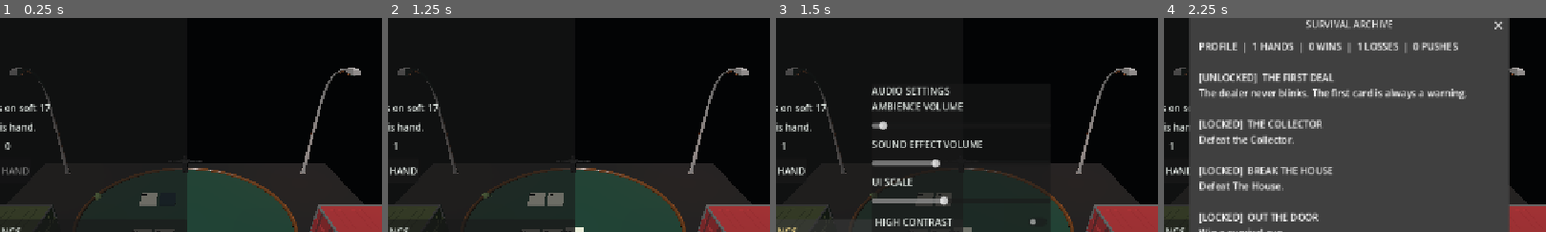
Above: before the commit, frames 1-4 (left to right).
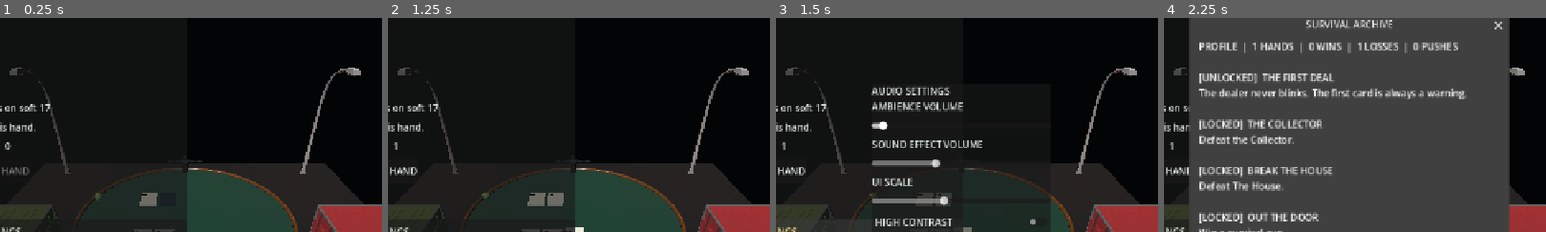
Above: after the commit, the same moments.

Repository: kage049754/Cgame
Game: Godot game, scene res://scenes/main.tscn
The game is run twice, just before and just after one commit, with the same random seed, the same clock (stepped at 60 frames per second) and the same inputs.
Inputs:
- Up to frame 1 (0.25 s): no input
- Up to frame 2 (1.25 s): click "HIT" at 0.5 s
- Up to frame 3 (1.5 s): click "SETTINGS" at 1.25 s
- Up to frame 4 (2.25 s): click "ARCHIVE (1/6)" at 2 s
The pictures show only the part of the screen within x 26-76%, y 6-56%; the shares and areas given below are measured in that part.

Frames 1-2 are identical in both runs. In frame 3, 0.1% of the frame differs, in the area x 25-30%, y 48-53%; in frame 4, nothing differs.

Commit message:
Add AccessKit labels, live announcements, and focus navigation

Diff:
--- a/scripts/main.gd
+++ b/scripts/main.gd
@@ -114,6 +114,10 @@
 
 func _toggle_settings() -> void:
 	settings_panel.visible = not settings_panel.visible
+	if settings_panel.visible:
+		ambience_slider.grab_focus()
+	else:
+		settings_button.grab_focus()
 
 func _load_settings() -> void:
 	var settings := SettingsStore.load_settings()
@@ -357,21 +361,36 @@
 	var title := Label.new()
 	title.text = "S U R V I V A L   2 1"
 	title.add_theme_font_size_override("font_size", 25)
+	title.accessibility_name = "Survival 21"
+	title.accessibility_description = "Horror survival blackjack game. Play hands to escape the table."
 	column.add_child(title)
 	status_label = Label.new()
 	status_label.text = "The table is waiting."
+	status_label.accessibility_name = "Game status"
+	status_label.accessibility_description = "Announces the current round, game events, and results."
+	status_label.accessibility_live = 1
 	column.add_child(status_label)
 	dealer_label = Label.new()
+	dealer_label.accessibility_name = "Dealer hand"
+	dealer_label.accessibility_description = "Dealer card count and total. A question mark means the hole card is hidden."
 	column.add_child(dealer_label)
 	player_label = Label.new()
+	player_label.accessibility_name = "Your hand"
+	player_label.accessibility_description = "Your current card total, card count, and wager."
 	column.add_child(player_label)
 	chips_label = Label.new()
+	chips_label.accessibility_name = "Chips"
+	chips_label.accessibility_description = "Your available virtual chips. Chips have no real-money value."
 	column.add_child(chips_label)
 	opponent_label = Label.new()
+	opponent_label.accessibility_name = "Current opponent"
 	column.add_child(opponent_label)
 	event_label = Label.new()
+	event_label.accessibility_name = "Current table event"
 	column.add_child(event_label)
 	survival_label = Label.new()
+	survival_label.accessibility_name = "Survival progress"
+	survival_label.accessibility_description = "Remaining hearts, wins needed to escape, and losses."
 	column.add_child(survival_label)
 
 	var actions := HBoxContainer.new()
@@ -418,6 +437,8 @@
 	settings_panel.add_child(settings_column)
 	var settings_title := Label.new()
 	settings_title.text = "AUDIO SETTINGS"
+	settings_title.accessibility_name = "Settings"
+	settings_title.accessibility_description = "Audio, display scale, and contrast options."
 	settings_column.add_child(settings_title)
 	var ambience_label := Label.new()
 	ambience_label.text = "AMBIENCE VOLUME"
@@ -427,6 +448,8 @@
 	ambience_slider.max_value = 100
 	ambience_slider.step = 1
 	ambience_slider.custom_minimum_size = Vector2(260, 32)
+	ambience_slider.accessibility_name = "Ambience volume"
+	ambience_slider.accessibility_description = "Adjust background horror ambience from zero to one hundred percent."
 	ambience_slider.value_changed.connect(_on_ambience_volume_changed)
 	settings_column.add_child(ambience_slider)
 	var effects_label := Label.new()
@@ -437,6 +460,8 @@
 	effects_slider.max_value = 100
 	effects_slider.step = 1
 	effects_slider.custom_minimum_size = Vector2(260, 32)
+	effects_slider.accessibility_name = "Sound effects volume"
+	effects_slider.accessibility_description = "Adjust card, result, and item sound effects from zero to one hundred percent."
 	effects_slider.value_changed.connect(_on_effects_volume_changed)
 	settings_column.add_child(effects_slider)
 	var scale_label := Label.new()
@@ -447,10 +472,14 @@
 	ui_scale_slider.max_value = 1.3
 	ui_scale_slider.step = 0.05
 	ui_scale_slider.custom_minimum_size = Vector2(260, 32)
+	ui_scale_slider.accessibility_name = "Interface scale"
+	ui_scale_slider.accessibility_description = "Resize the game interface from eighty to one hundred and thirty percent."
 	ui_scale_slider.value_changed.connect(_on_ui_scale_changed)
 	settings_column.add_child(ui_scale_slider)
 	high_contrast_toggle = CheckButton.new()
 	high_contrast_toggle.text = "HIGH CONTRAST"
+	high_contrast_toggle.accessibility_name = "High contrast"
+	high_contrast_toggle.accessibility_description = "Increase text contrast for improved readability."
 	high_contrast_toggle.toggled.connect(_on_high_contrast_toggled)
 	settings_column.add_child(high_contrast_toggle)
 	var close_settings := _make_button("CLOSE", _toggle_settings)
@@ -460,6 +489,8 @@
 	hint.text = "H Hit | S Stand | D Double | N Next | M Mark | B Bell  •  Pad: A/B/X/Y, LB/RB, Start"
 	hint.add_theme_color_override("font_color", Color(0.72, 0.78, 0.75))
 	column.add_child(hint)
+	_link_focus_order([hit_button, stand_button, double_button, deal_button, medkit_button, marked_button, bell_button, settings_button, archive_button, restart_button])
+	_link_focus_order([ambience_slider, effects_slider, ui_scale_slider, high_contrast_toggle, close_settings])
 	hit_button.grab_focus()
 	get_viewport().size_changed.connect(_apply_responsive_layout)
 	_apply_responsive_layout()
@@ -470,8 +501,39 @@
 	button.custom_minimum_size = Vector2(86, 42)
 	button.focus_mode = Control.FOCUS_ALL
 	button.tooltip_text = caption
+	button.accessibility_name = caption.capitalize()
+	button.accessibility_description = _button_accessibility_description(caption)
 	button.pressed.connect(callback)
 	return button
+
+func _button_accessibility_description(caption: String) -> String:
+	match caption:
+		"HIT":
+			return "Draw one card. Your hand ends automatically if it goes over twenty one."
+		"STAND":
+			return "Keep your current total and let the dealer play."
+		"DOUBLE":
+			return "Double your current wager, draw one final card, and end your turn."
+		"NEXT HAND":
+			return "Start the next blackjack hand."
+		"MEDKIT (75)":
+			return "Spend seventy five virtual chips to restore one heart. Usable once per run."
+		"SETTINGS":
+			return "Open audio volume, interface scale, and high contrast options."
+		"ARCHIVE (0/6)":
+			return "View unlocked survival lore and lifetime achievements."
+		"RESTART RUN":
+			return "Discard the current run and start a new run with five hundred chips."
+		"CLOSE":
+			return "Close settings and return focus to the game."
+		_:
+			return "Use the current tactical item. " + caption.capitalize()
+
+func _link_focus_order(controls: Array[Control]) -> void:
+	for index in range(controls.size()):
+		var current := controls[index]
+		var next := controls[(index + 1) % controls.size()]
+		current.focus_next = current.get_path_to(next)
 
 func _create_deck() -> void:
 	deck.clear()
@@ -637,6 +699,15 @@
 func _show_archive() -> void:
 	archive_dialog.dialog_text = progression.archive_text()
 	archive_dialog.popup_centered()
+	for node in archive_dialog.find_children("*", "Label", true, false):
+		var archive_label := node as Label
+		archive_label.accessibility_name = "Survival archive entries"
+		archive_label.accessibility_description = archive_dialog.dialog_text
+	for node in archive_dialog.find_children("*", "Button", true, false):
+		var dialog_button := node as Button
+		dialog_button.accessibility_name = "Close survival archive"
+		dialog_button.accessibility_description = "Close the archive and return to the Archive button."
+		dialog_button.grab_focus()
 
 func _render_cards() -> void:
 	for child in cards_root.get_children():
@@ -685,3 +756,10 @@
 	bell_button.disabled = not round_active or items.house_bells <= 0 or house_bell_active
 	restart_button.visible = not round_active and (survival.finished or chips <= 0)
 	archive_button.text = "ARCHIVE (%d/6)" % progression.unlocked_count()
+	status_label.accessibility_name = status_label.text
+	dealer_label.accessibility_name = dealer_label.text
+	player_label.accessibility_name = player_label.text
+	chips_label.accessibility_name = chips_label.text
+	opponent_label.accessibility_name = opponent_label.text
+	event_label.accessibility_name = event_label.text
+	survival_label.accessibility_name = survival_label.text
--- /dev/null
+++ b/tests/accessibility_test.gd
@@ -0,0 +1,57 @@
+extends SceneTree
+
+var failures := 0
+
+func _initialize() -> void:
+	var scene := load("res://scenes/main.tscn").instantiate()
+	root.add_child(scene)
+	for frame in range(3):
+		await process_frame
+	_check(scene.get("status_label") as Label, "Game status", true)
+	_check(scene.get("dealer_label") as Label, "Dealer hand", false)
+	_check(scene.get("player_label") as Label, "Your hand", false)
+	_check(scene.get("chips_label") as Label, "Chips", false)
+	_check(scene.get("opponent_label") as Label, "Current opponent", false)
+	_check(scene.get("event_label") as Label, "Current table event", false)
+	_check(scene.get("survival_label") as Label, "Survival progress", false)
+	var hit := scene.get("hit_button") as Button
+	var stand := scene.get("stand_button") as Button
+	var double_button := scene.get("double_button") as Button
+	var next_hand := scene.get("deal_button") as Button
+	_expect(hit.accessibility_name == "Hit", "Hit button should have a concise accessible name")
+	_expect(hit.accessibility_description.contains("Draw one card"), "Hit button should explain its action")
+	_expect(stand.accessibility_description.contains("dealer play"), "Stand button should explain its action")
+	_expect(double_button.accessibility_description.contains("Double your current wager"), "Double button should explain its cost and action")
+	_expect(next_hand.accessibility_name == "Next hand", "Next hand should have an accessible name")
+	_expect(hit.get_node_or_null(hit.focus_next) == stand, "Keyboard focus should move from Hit to Stand")
+	_expect(stand.get_node_or_null(stand.focus_next) == double_button, "Keyboard focus should move from Stand to Double")
+	_expect(double_button.get_node_or_null(double_button.focus_next) == next_hand, "Keyboard focus should move from Double to Next Hand")
+	var ambience := scene.get("ambience_slider") as HSlider
+	var effects := scene.get("effects_slider") as HSlider
+	var scale := scene.get("ui_scale_slider") as HSlider
+	var contrast := scene.get("high_contrast_toggle") as CheckButton
+	_expect(ambience.accessibility_name == "Ambience volume", "Ambience slider should be named")
+	_expect(effects.accessibility_name == "Sound effects volume", "Effects slider should be named")
+	_expect(scale.accessibility_name == "Interface scale", "Scale slider should be named")
+	_expect(contrast.accessibility_name == "High contrast", "Contrast toggle should be named")
+	if failures > 0:
+		push_error("Accessibility metadata test failed with %d assertion(s)." % failures)
+		quit(1)
+	else:
+		print("AccessKit metadata and focus-order tests passed.")
+		quit()
+	scene.queue_free()
+
+func _check(control: Control, expected_name: String, expect_live: bool) -> void:
+	_expect(control != null, expected_name + " control should exist")
+	if control == null:
+		return
+	_expect(control.accessibility_name == expected_name, expected_name + " should expose its accessible name")
+	_expect(not control.accessibility_description.is_empty(), expected_name + " should expose a description")
+	if expect_live:
+		_expect(control.accessibility_live == 1, "Game status should be a polite live region")
+
+func _expect(condition: bool, message: String) -> void:
+	if not condition:
+		failures += 1
+		push_error("FAILED: " + message)
Not shown, changed: BUILD_VERIFICATION.md
Not shown, changed: GAMEPLAY.md
